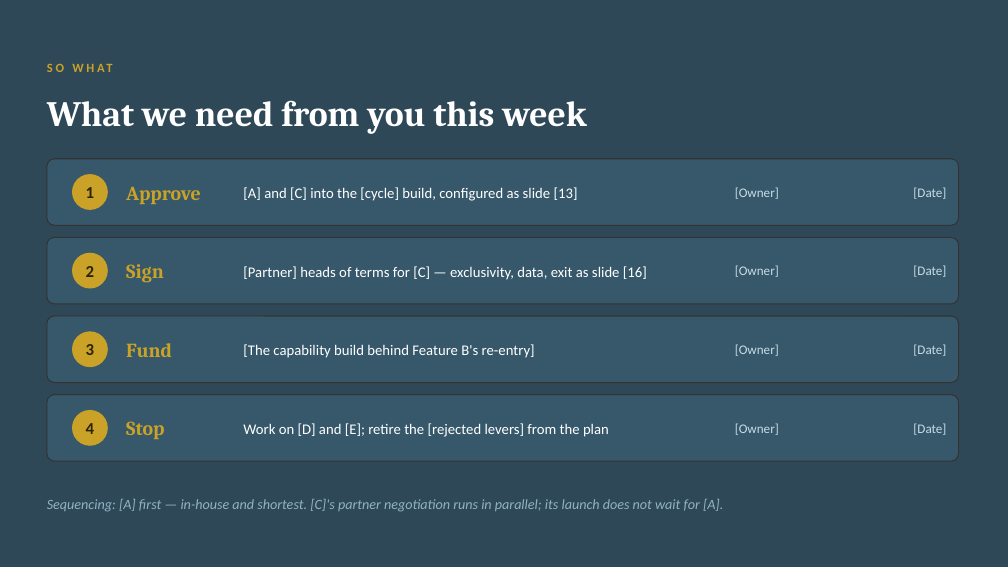
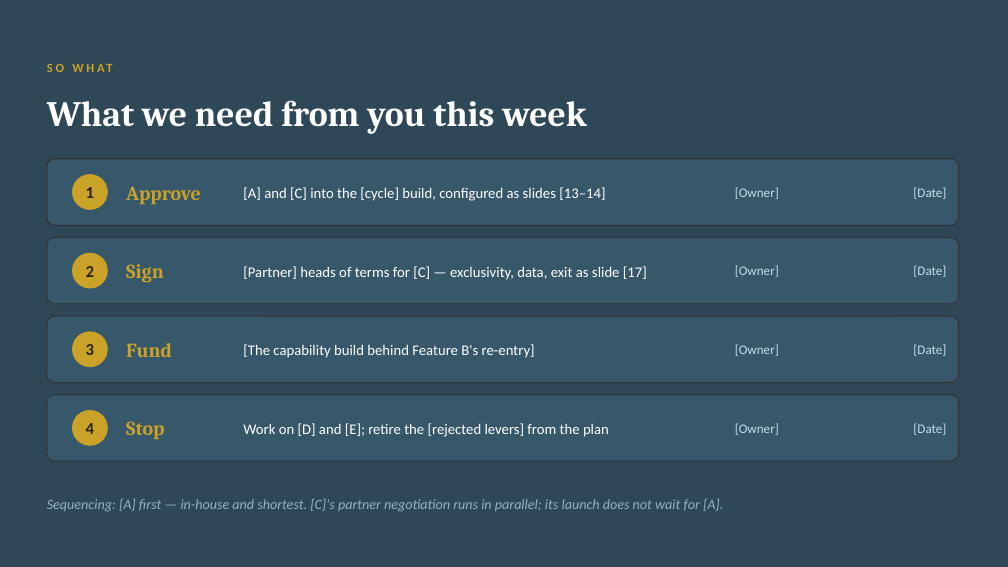
Before and after one commit to tmth-studio/methods, a slide deck: slide 20 of proposition-launch-deck/segment-proposition-template.pptx (slide 19 before the commit). Drawn at 1008x567 pixels with LibreOffice and Linux fonts; fonts in the diff are those of the drawing. Boxes give left, top, right and bottom in pixels: in the first picture for what was removed or moved away, otherwise in the second. Text is boxed around its words. In the diff, an @@ line names an element or a change of style, - is before the commit and + after.

```diff
--- a/proposition-launch-deck/segment-proposition-template.pptx
+++ b/proposition-launch-deck/segment-proposition-template.pptx
@@ text at [243,187,605,201]: text changed @@
-[A] and [C] into the [cycle] build, configured as slide [13]
+[A] and [C] into the [cycle] build, configured as slides [13–14]
@@ text at [243,266,647,280]: text changed @@
-[Partner] heads of terms for [C] — exclusivity, data, exit as slide [16]
+[Partner] heads of terms for [C] — exclusivity, data, exit as slide [17]
```
Also in this commit, not shown: 2 other slides changed, 5 slides added, 1 other file.
